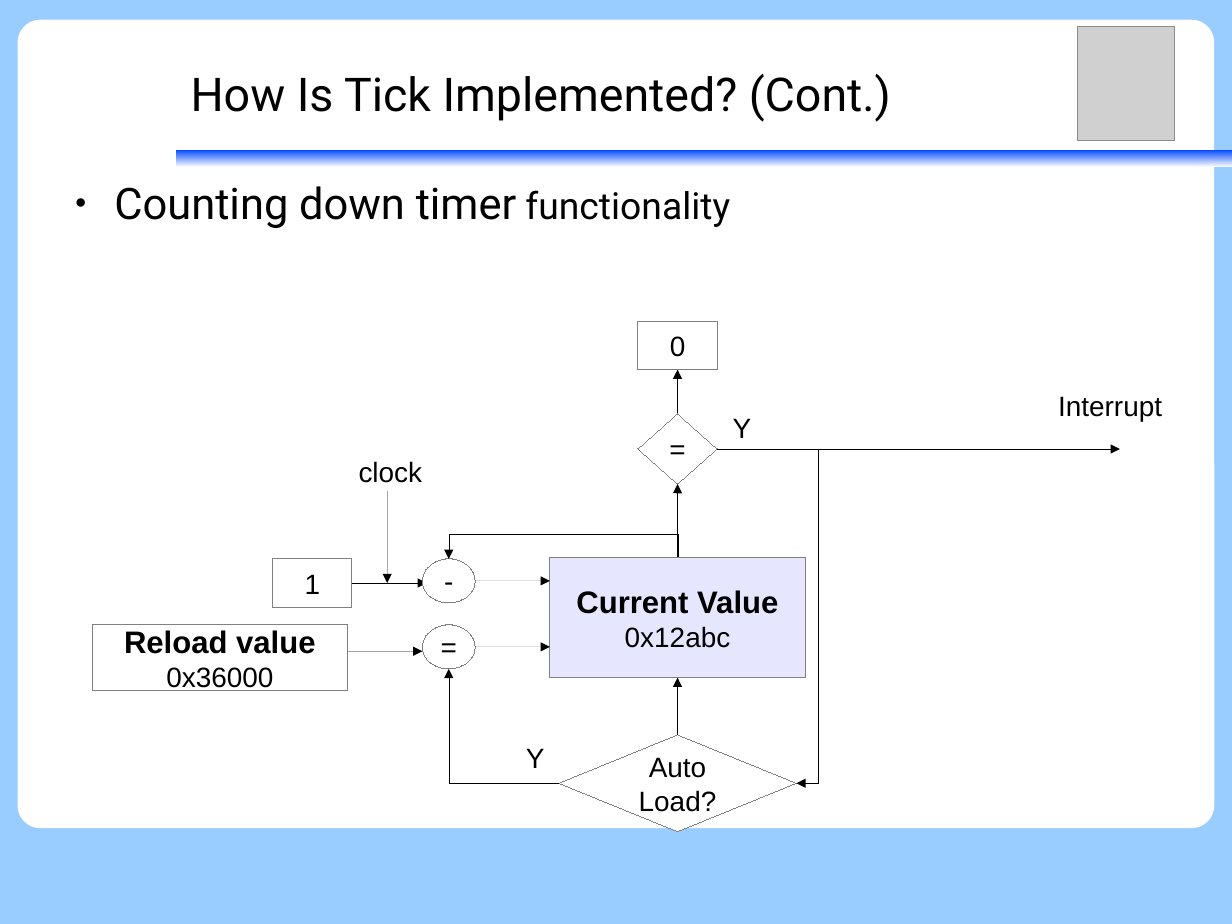
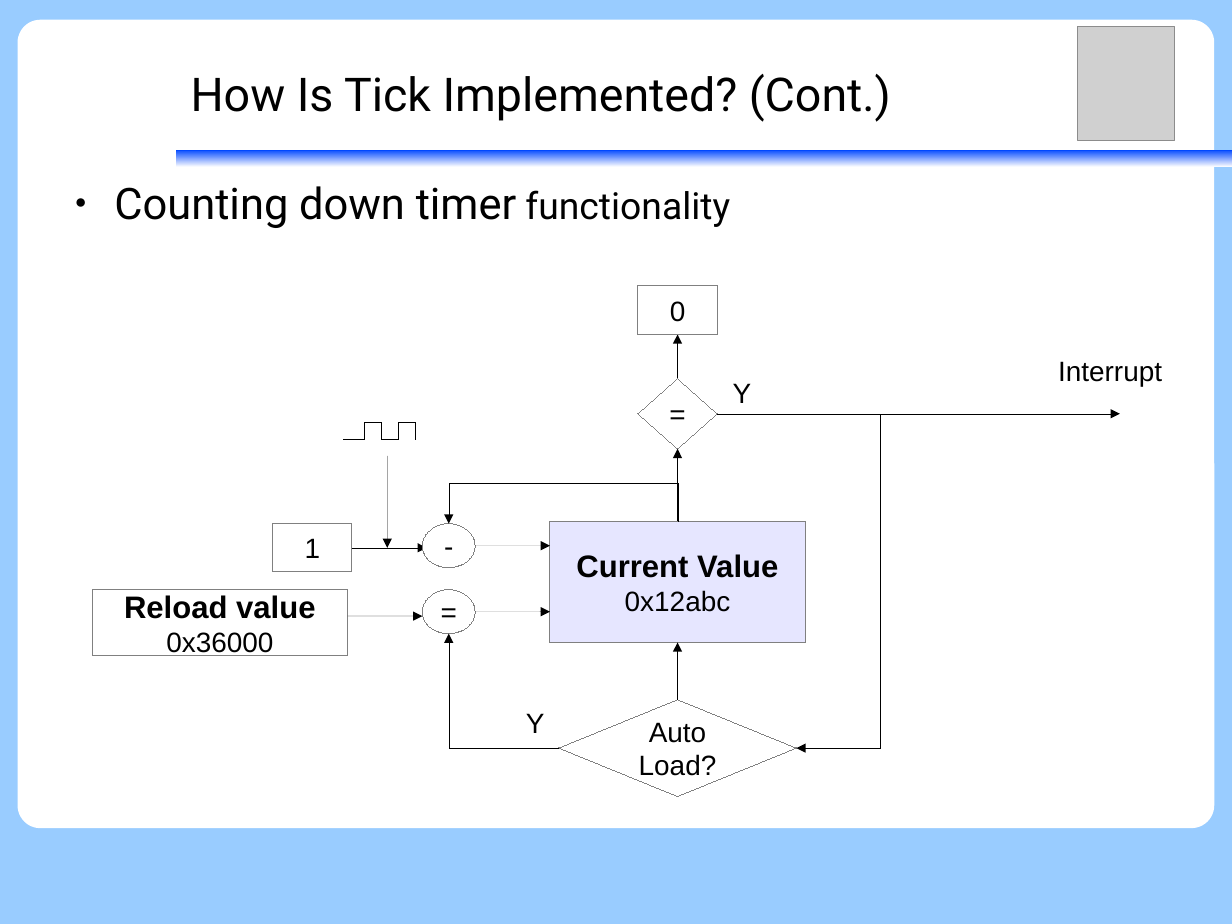
Before and after one commit to vh21/documents, a slide deck: slide 12 of ukernel/f9-microkernel-ktimer.odp. Drawn at 1232x924 pixels with LibreOffice and Linux fonts; fonts in the diff are those of the drawing; grey boxes stand for pictures. Boxes give left, top, right and bottom in pixels: in the first picture for what was removed or moved away, otherwise in the second. Text is boxed around its words. In the diff, an @@ line names an element or a change of style, - is before the commit and + after.

```diff
--- a/ukernel/f9-microkernel-ktimer.odp
+++ b/ukernel/f9-microkernel-ktimer.odp
@@ text "Y": place and size @@
-text "Y" at (526,748,545,768)
+text "Y" at (733,383,752,403)
@@ elbow arrow moved from (718, 449) - (797, 784) to (718, 414) - (797, 748) @@
@@ freeform shape added at (343,423,416,440), outline #000000 0 pt @@
@@ text removed at (359,461,423,483) @@
-clock
@@ 6 elbow arrows, 4 rectangles, 2 diamonds, 2 ellipses, 2 arrows, 1 text: place and size @@
-6 elbow arrows, 4 rectangles, 2 diamonds, 2 ellipses, 2 arrows, 1 text at (93,321,1162,832)
+6 elbow arrows, 4 rectangles, 2 diamonds, 2 ellipses, 2 arrows, 1 text at (93,286,1162,797)
@@ elbow arrow moved from (677, 558) - (449, 559) to (677, 522) - (449, 524) @@
@@ arrow moved from (475, 647) - (550, 647) to (475, 546) - (550, 546) @@
@@ arrow moved from (475, 581) - (550, 581) to (475, 612) - (550, 612) @@
@@ text "Y": place and size @@
-text "Y" at (733,418,752,438)
+text "Y" at (526,713,545,733)
```
Also in this commit, not shown: 14 other slides changed, 5 slides added.
